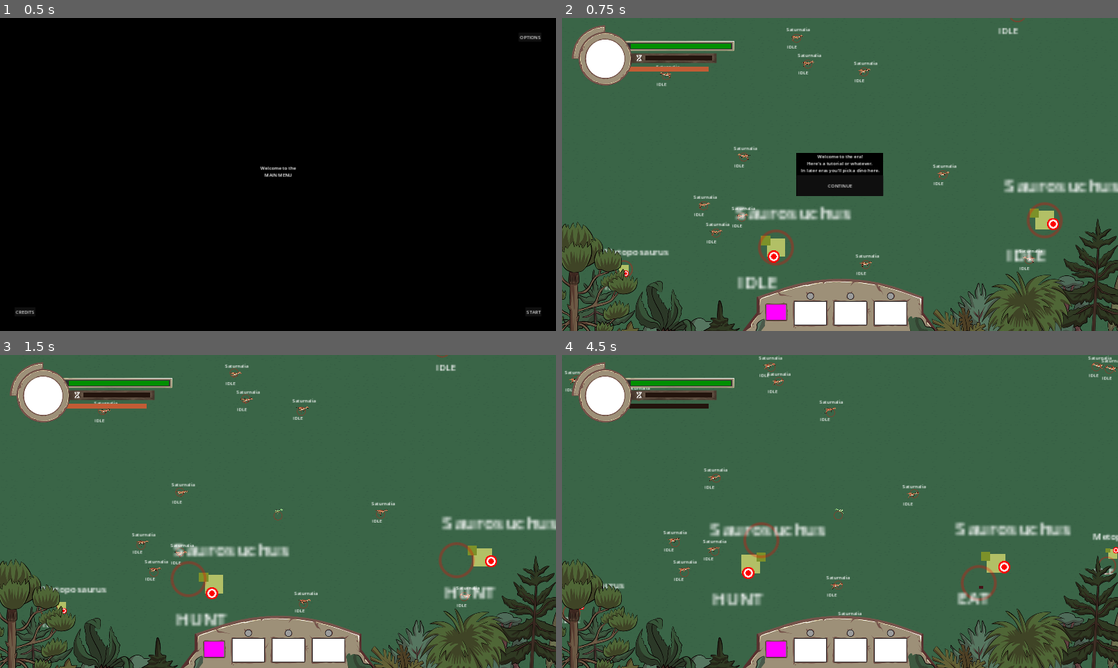
Above: before the commit, frames 1-4 (two rows, left to right).
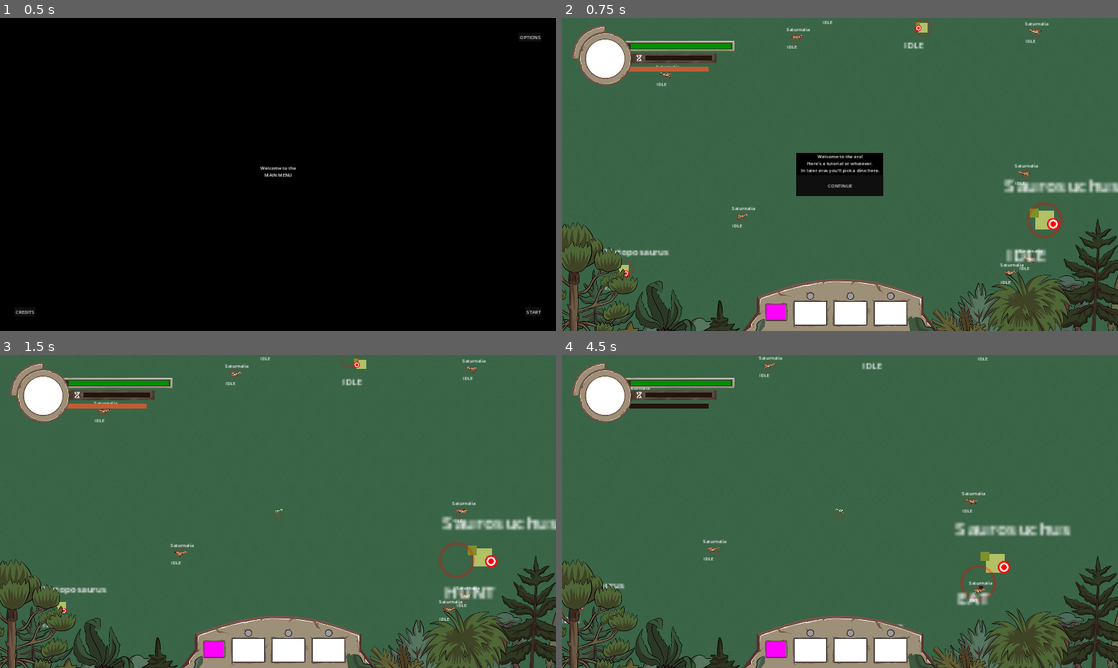
Above: after the commit, the same moments.

Repository: Enneagon/GodotGameJam2024
Game: Godot game, scene res://Scenes/main_menu.tscn
The game is run twice, just before and just after one commit, with the same random seed, the same clock (stepped at 60 frames per second) and the same inputs.
Inputs (mouse positions are in pixels of both pictures, inside the frame that each line leads up to):
- Up to frame 1 (0.5 s): no input
- Up to frame 2 (0.75 s): click "START" at 0.5 s
- Up to frame 3 (1.5 s): click "CONTINUE" at 1.25 s
- Up to frame 4 (4.5 s): move the mouse to (962, 495) at 2.02 s; hold D (move_right) 2.03-2.78 s; hold Shift (sprint) 2.03-2.78 s; move the mouse to (728, 527) at 2.77 s; hold Down (move_down) 2.78-3.53 s; tap Shift (sprint) at 2.85, 4.35 s; move the mouse to (895, 442) at 3.52 s; hold D (move_right) 3.53-4.28 s; hold Shift (sprint) 3.53-4.28 s; move the mouse to (812, 574) at 4.27 s; hold W (move_up) from 4.28 s (still down)

Frame 1 is identical in both runs. In frame 2, 2.3% of the frame differs, in the area x 23-88%, y 0-100%; in frame 3, 2.3%; in frame 4, 2.6%, in the area x 0-100%, y 0-87%.

Commit message:
Updated WorldSize

Diff:
--- a/Scenes/level1.tscn
+++ b/Scenes/level1.tscn
@@ -49,8 +49,8 @@
 z_index = 5
 
 [node name="DinoManager" parent="." instance=ExtResource("4_ucwrc")]
-worldWidth = 2880.0
-worldHeight = 1660.0
+worldWidth = 4000.0
+worldHeight = 2400.0
 smallDinosAvailable = Array[PackedScene]([ExtResource("4_ues5i")])
 mediumDinosAvailable = Array[PackedScene]([ExtResource("5_5vlw6")])
 largeDinosAvailable = Array[PackedScene]([ExtResource("6_pjwoj")])
--- a/Scenes/level3.tscn
+++ b/Scenes/level3.tscn
@@ -48,8 +48,8 @@
 [node name="Player" parent="." instance=ExtResource("3_wwv8c")]
 
 [node name="DinoManager" parent="." instance=ExtResource("4_dk3kb")]
-worldWidth = 2880.0
-worldHeight = 1660.0
+worldWidth = 4000.0
+worldHeight = 2400.0
 smallDinosAvailable = Array[PackedScene]([ExtResource("5_iq4am")])
 mediumDinosAvailable = Array[PackedScene]([ExtResource("6_kbrio")])
 largeDinosAvailable = Array[PackedScene]([ExtResource("7_c6dl2")])
Not shown: 1 places in Scenes/level1.tscn that only renumber resources
Not shown: 1 places in Scenes/level3.tscn that only renumber resources
